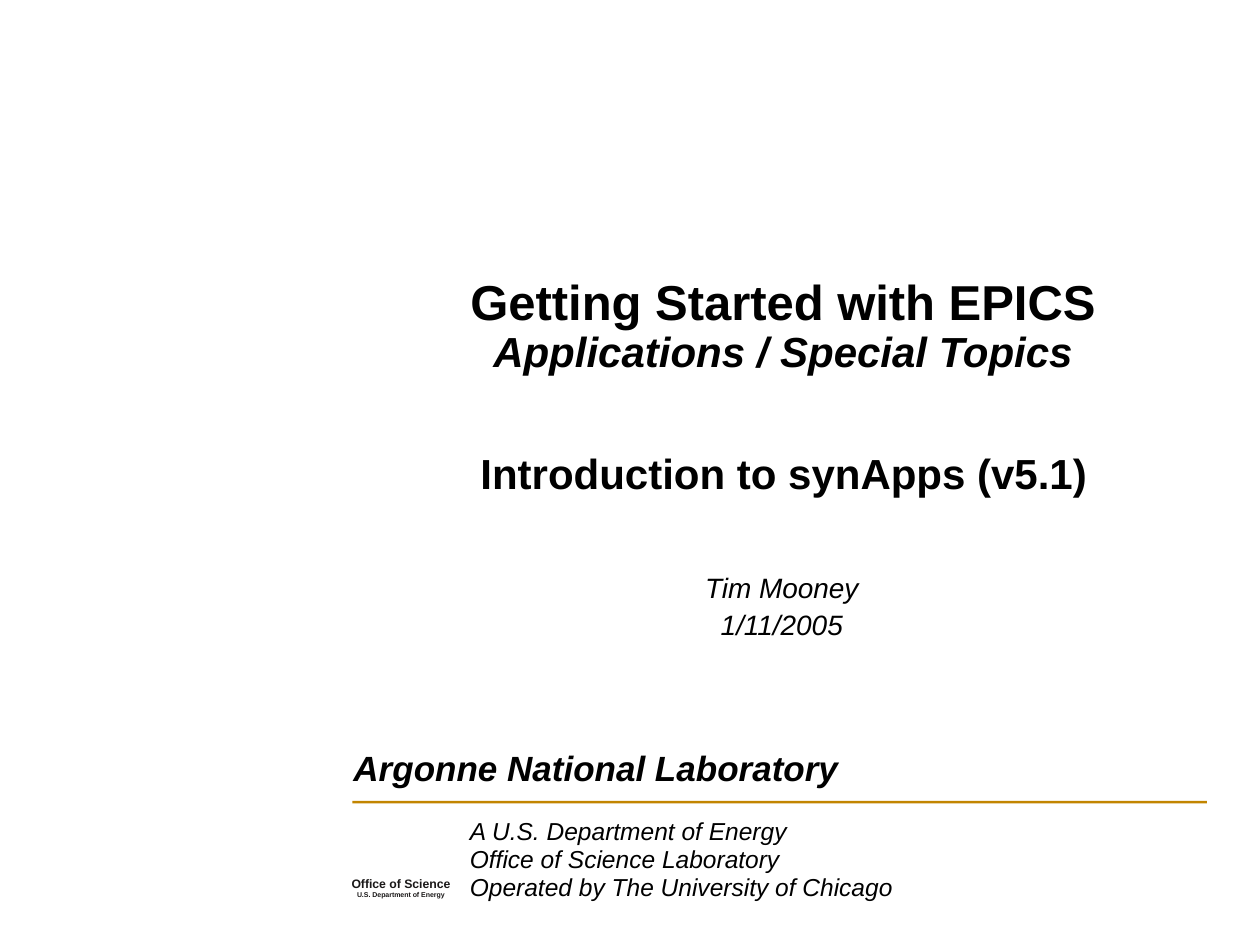
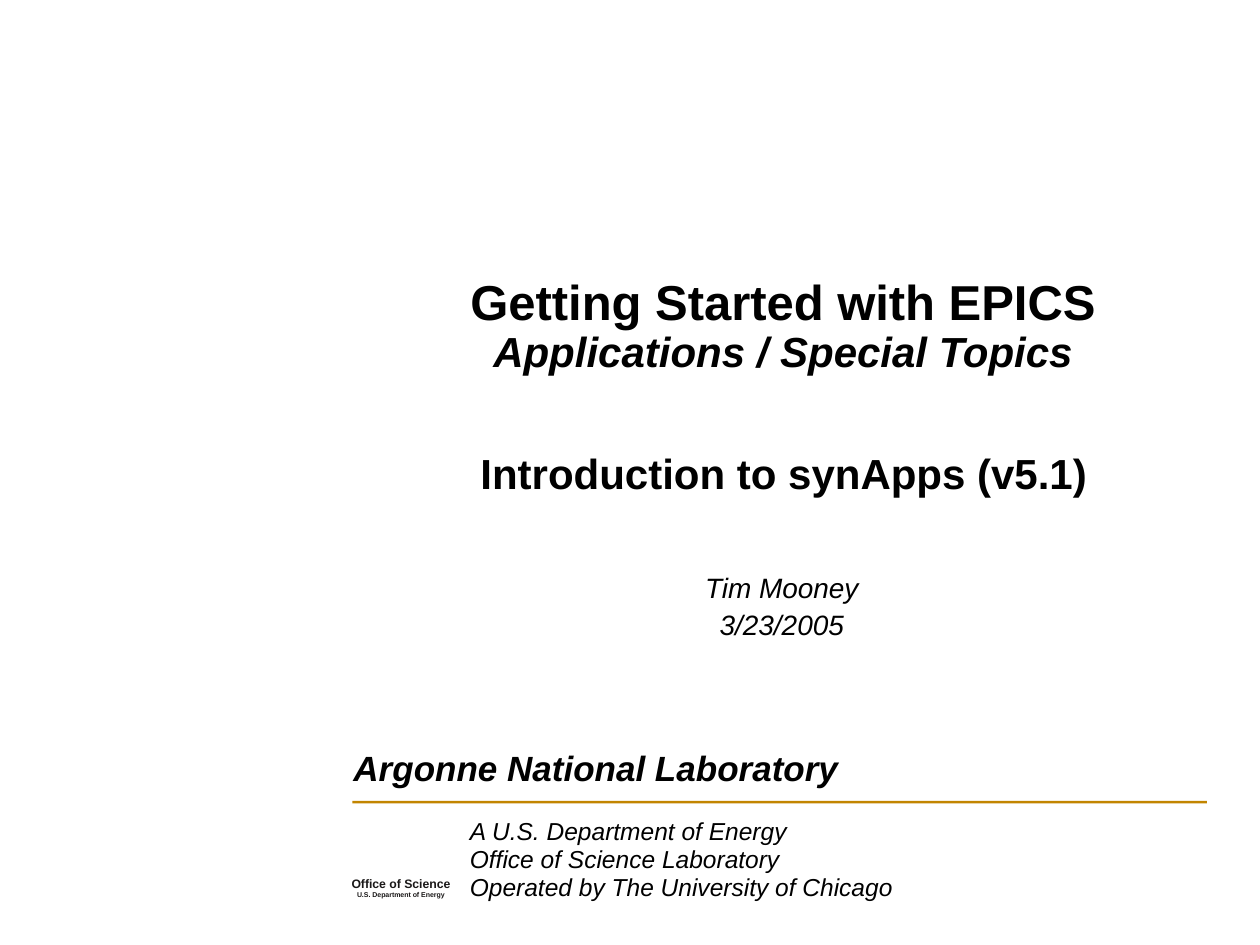
Before and after one commit to EPICS-synApps/support, a slide deck: slide 1 of documentation/IntroToSynApps.ppt. Drawn at 1260x945 pixels with LibreOffice and Linux fonts; fonts in the diff are those of the drawing; background and template pictures are left out. Boxes give left, top, right and bottom in pixels: in the first picture for what was removed or moved away, otherwise in the second. Text is boxed around its words. In the diff, an @@ line names an element or a change of style, - is before the commit and + after.

```diff
--- a/documentation/IntroToSynApps.ppt
+++ b/documentation/IntroToSynApps.ppt
@@ text at box(720, 614, 844, 636): text changed @@
-1/11/2005
+3/23/2005
```
Also in this commit, not shown: 2 other slides changed.
